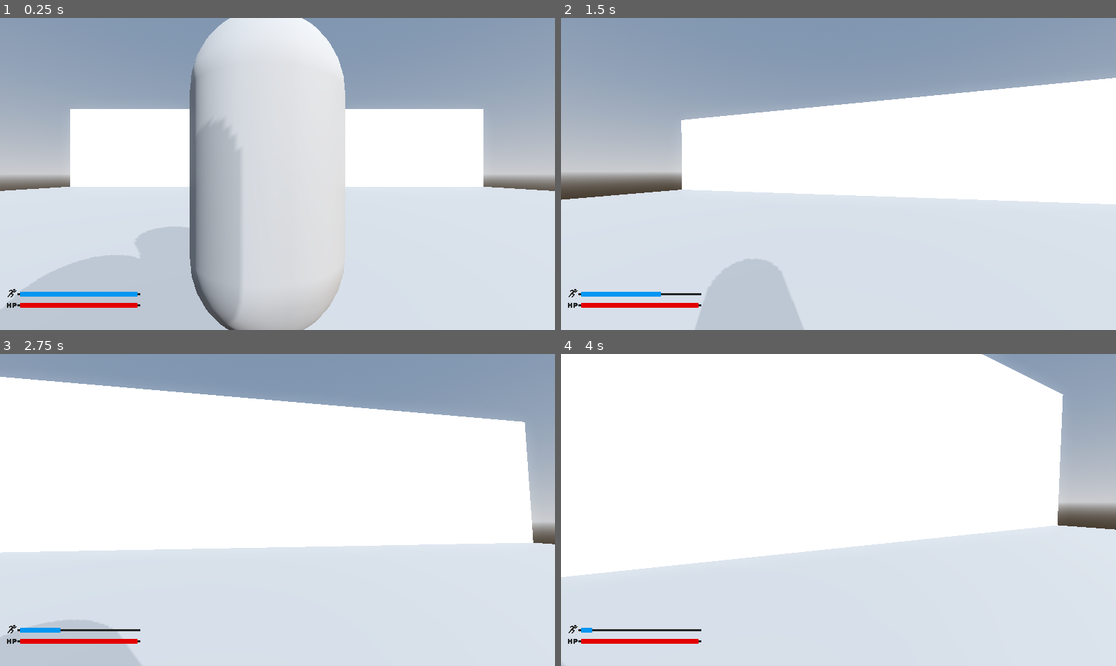
Above: before the commit, frames 1-4 (two rows, left to right).
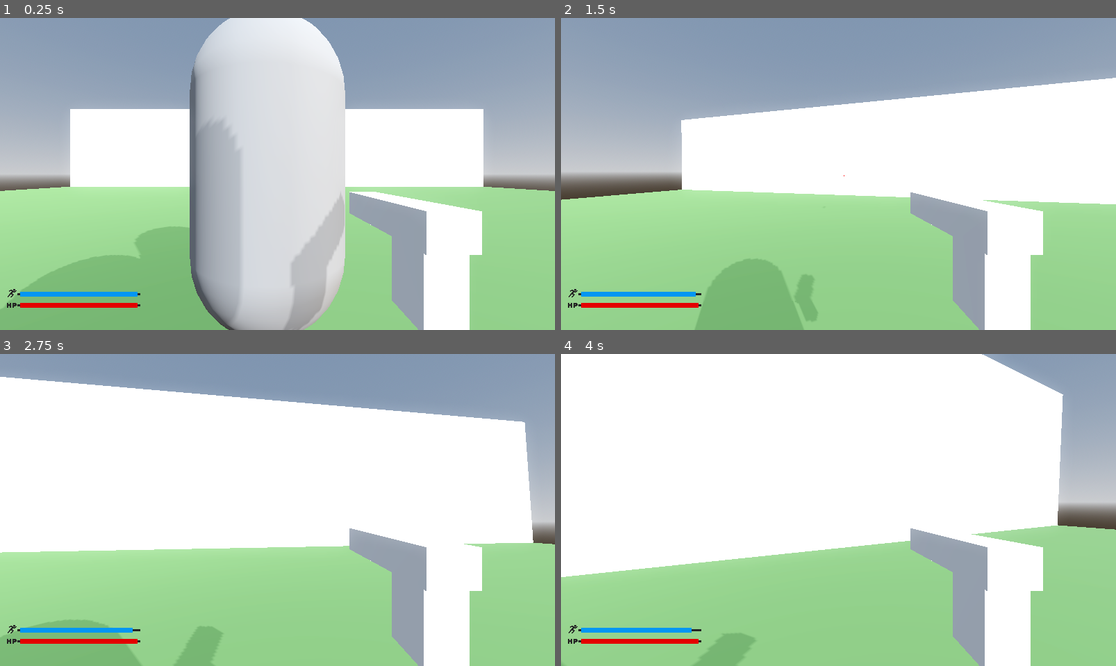
Above: after the commit, the same moments.

Repository: boltnzl/project-override
Game: Godot game, scene res://level.tscn
Two runs of this game, one before a commit and one after it. Both use one fixed random seed, a clock stepped at 60 frames per second and the inputs below.
Inputs (mouse positions are in pixels of both pictures, inside the frame that each line leads up to):
- Up to frame 1 (0.25 s): no input
- Up to frame 2 (1.5 s): move the mouse to (866, 174) at 0.52 s; hold Shift (sprint) 0.53-1.28 s; hold W (up) from 0.53 s (still down); tap Space (jump) at 0.77 s; click (866, 174) at 0.8 s; move the mouse to (810, 174) at 1.27 s; click (810, 174) at 1.35 s
- Up to frame 3 (2.75 s): keep holding W (up); tap Space (jump) at 1.52 s; tap Shift (sprint) at 1.55 s; move the mouse to (288, 503) at 2.02 s; hold Shift (sprint) from 2.03 s (still down); click (288, 503) at 2.3 s
- Up to frame 4 (4 s): keep holding W (up); move the mouse to (832, 516) at 2.77 s; release Shift (sprint) at 2.78 s; click (832, 516) at 2.85 s; tap Space (jump) at 3.02, 3.77 s; tap Shift (sprint) at 3.05 s; move the mouse to (877, 513) at 3.52 s; hold Shift (sprint) from 3.53 s (still down); click (877, 513) at 3.8 s

The runs differ from the first frame. In frame 1, 35% of the frame differs, in the area x 0-100%, y 54-100%; in frame 2, 42%, in the area x 0-100%, y 50-100%; in frame 3, 38%; in frame 4, 37%.

Commit message:
Shooting Function Added

Diff:
--- /dev/null
+++ b/Pistol.tscn
@@ -0,0 +1,55 @@
+[gd_scene load_steps=5 format=3 uid="uid://ceqyga5x7ar70"]
+
+[ext_resource type="PackedScene" uid="uid://7muc1ra7b3v2" path="res://art/untitled.glb" id="1_1e1q2"]
+
+[sub_resource type="Animation" id="Animation_1e1q2"]
+resource_name = "shoot"
+length = 0.1
+step = 0.01
+tracks/0/type = "value"
+tracks/0/imported = false
+tracks/0/enabled = true
+tracks/0/path = NodePath("Cube:position")
+tracks/0/interp = 1
+tracks/0/loop_wrap = true
+tracks/0/keys = {
+"times": PackedFloat32Array(0, 0.05, 0.1),
+"transitions": PackedFloat32Array(1, 1, 1),
+"update": 0,
+"values": [Vector3(0, 0, 0), Vector3(0, 0, 0.5), Vector3(0, 0, 0)]
+}
+
+[sub_resource type="Animation" id="Animation_n8kc8"]
+length = 0.001
+tracks/0/type = "value"
+tracks/0/imported = false
+tracks/0/enabled = true
+tracks/0/path = NodePath("Cube:position")
+tracks/0/interp = 1
+tracks/0/loop_wrap = true
+tracks/0/keys = {
+"times": PackedFloat32Array(0),
+"transitions": PackedFloat32Array(1),
+"update": 0,
+"values": [Vector3(0, 0, 0)]
+}
+
+[sub_resource type="AnimationLibrary" id="AnimationLibrary_awtjx"]
+_data = {
+&"RESET": SubResource("Animation_n8kc8"),
+&"shoot": SubResource("Animation_1e1q2")
+}
+
+[node name="Pistol" instance=ExtResource("1_1e1q2")]
+
+[node name="Cube" parent="." index="0"]
+transform = Transform3D(-1.31134e-08, 0, -0.246, 0, 0.674, 0, 0.3, 0, -1.0753e-08, 0, 0, 0)
+
+[node name="AnimationPlayer" type="AnimationPlayer" parent="." index="1"]
+libraries = {
+&"": SubResource("AnimationLibrary_awtjx")
+}
+
+[node name="RayCast3D" type="RayCast3D" parent="." index="2"]
+transform = Transform3D(1, 0, 0, 0, 1, 0, 0, 0, 1, 0.0081538, 0.462453, -1.6649)
+target_position = Vector3(0, 0, -1)
--- a/Stamina.gd
+++ /dev/null
@@ -1,43 +0,0 @@
-extends ProgressBar
-
-@onready var stamina = $"."
-var  can_regen = false
-var time_to_wait = 1.5
-var s_timer = 0
-var can_start_timer = true
-
-
-func _ready() -> void:
-	stamina.value = stamina.max_value
-
-func _process(delta: float) -> void:
-	if can_regen == false && stamina.value != 10 or stamina.value == 0:
-		can_start_timer = true
-		if can_start_timer:
-			s_timer += delta
-			if s_timer >= time_to_wait:
-				can_regen = true
-				can_start_timer = true
-				s_timer = 0
-
-	if stamina.value == 10:
-		can_regen = false
-
-	if can_regen == true:
-		stamina.value +=0.025
-		can_start_timer = false
-		s_timer = 0
-
-
-	if Input.is_action_pressed("sprint"):
-		if stamina.value > 0:
-			stamina.value -= 0.075
-			can_regen = false
-			s_timer = 0
-	else:
-		if !can_regen:
-			s_timer += delta
-			if s_timer >= time_to_wait:
-				can_regen = true
-		if can_regen and value < max_value:
-			value += 0.025
--- /dev/null
+++ b/bullet.gd
@@ -0,0 +1,16 @@
+extends Node3D
+
+const SPEED = 200.0
+
+@onready var mesh = $MeshInstance3D
+@onready var ray = $RayCast3D
+
+
+# Called when the node enters the scene tree for the first time.
+func _ready() -> void:
+	pass # Replace with function body.
+
+
+# Called every frame. 'delta' is the elapsed time since the previous frame.
+func _process(delta: float) -> void:
+	position += transform.basis * Vector3(0, 0, -SPEED) * delta
--- /dev/null
+++ b/bullet.tscn
@@ -0,0 +1,23 @@
+[gd_scene load_steps=4 format=3 uid="uid://b220vd20uu6p5"]
+
+[ext_resource type="Script" uid="uid://cadptp2sbq6od" path="res://bullet.gd" id="1_v7oki"]
+
+[sub_resource type="StandardMaterial3D" id="StandardMaterial3D_rtl8c"]
+albedo_color = Color(0.568627, 0, 0, 1)
+emission_enabled = true
+emission = Color(1, 0, 0, 1)
+emission_energy_multiplier = 5.0
+
+[sub_resource type="BoxMesh" id="BoxMesh_v7oki"]
+
+[node name="Bullet" type="Node3D"]
+script = ExtResource("1_v7oki")
+
+[node name="MeshInstance3D" type="MeshInstance3D" parent="."]
+transform = Transform3D(-6.64413e-08, 0, 0.1, 0, 0.107869, 0, -1.52, 0, -4.37114e-09, 0, 0, 0)
+material_override = SubResource("StandardMaterial3D_rtl8c")
+mesh = SubResource("BoxMesh_v7oki")
+
+[node name="RayCast3D" type="RayCast3D" parent="."]
+transform = Transform3D(1, 0, 0, 0, 1, 0, 0, 0, 1, 0, 0, -0.41654)
+target_position = Vector3(0, 0, -0.5)
--- a/enemy.tscn
+++ b/enemy.tscn
@@ -1,6 +1,6 @@
 [gd_scene load_steps=4 format=3 uid="uid://dm0g5mvsicmvs"]
 
-[ext_resource type="Script" uid="uid://byjlx8dqsxbjc" path="res://enemy.gd" id="1_7k104"]
+[ext_resource type="Script" uid="uid://byjlx8dqsxbjc" path="res://scripts/enemy.gd" id="1_7k104"]
 
 [sub_resource type="CapsuleShape3D" id="CapsuleShape3D_7k104"]
 
--- a/level.tscn
+++ b/level.tscn
@@ -1,11 +1,12 @@
-[gd_scene load_steps=25 format=3 uid="uid://bj387j66to5uj"]
+[gd_scene load_steps=27 format=3 uid="uid://bj387j66to5uj"]
 
-[ext_resource type="Script" uid="uid://dqh6opl1sauow" path="res://mainlevel.gd" id="1_1ainy"]
+[ext_resource type="Script" uid="uid://dqh6opl1sauow" path="res://scripts/mainlevel.gd" id="1_1ainy"]
 [ext_resource type="Script" uid="uid://cu4xfx7evjvhq" path="res://scripts/Player.gd" id="1_u52ul"]
-[ext_resource type="Script" uid="uid://iq1cd6tgq06h" path="res://health_stamina.gd" id="2_hounu"]
+[ext_resource type="Script" uid="uid://iq1cd6tgq06h" path="res://scripts/health_stamina.gd" id="2_hounu"]
 [ext_resource type="Texture2D" uid="uid://c81s0fye1rsnl" path="res://UI/image.png" id="2_vonw3"]
+[ext_resource type="PackedScene" uid="uid://ceqyga5x7ar70" path="res://Pistol.tscn" id="3_km5ld"]
 [ext_resource type="Texture2D" uid="uid://bw12d44gegwjk" path="res://UI/HP.png" id="3_oi3di"]
-[ext_resource type="Script" uid="uid://vwgwh18ntd8e" path="res://Stamina.gd" id="4_n6hdu"]
+[ext_resource type="Script" uid="uid://vwgwh18ntd8e" path="res://scripts/Stamina.gd" id="4_n6hdu"]
 [ext_resource type="PackedScene" uid="uid://dm0g5mvsicmvs" path="res://enemy.tscn" id="5_f2txt"]
 
 [sub_resource type="ProceduralSkyMaterial" id="ProceduralSkyMaterial_vonw3"]
@@ -53,6 +54,9 @@
 
 [sub_resource type="BoxShape3D" id="BoxShape3D_n6hdu"]
 
+[sub_resource type="StandardMaterial3D" id="StandardMaterial3D_n6hdu"]
+albedo_color = Color(0.333374, 0.494905, 0.265919, 1)
+
 [sub_resource type="BoxMesh" id="BoxMesh_km5ld"]
 
 [node name="Level" type="Node3D"]
@@ -76,6 +80,9 @@
 
 [node name="Camera3D" type="Camera3D" parent="Player/Pivot"]
 transform = Transform3D(1, 0, 0, 0, 1, 0, 0, 0, 1, 0.00566483, 0, 0.00775456)
+
+[node name="Pistol" parent="Player/Pivot/Camera3D" instance=ExtResource("3_km5ld")]
+transform = Transform3D(1, 0, 0, 0, 1, 0, 0, 0, 1, 1.81435, -1.05742, -2.48303)
 
 [node name="StaticBody3D2" type="StaticBody3D" parent="."]
 transform = Transform3D(130.945, 0, 0, 0, 25.2586, 0, 0, 0, 1.01034, 0, 12, -64.8611)
@@ -149,8 +156,8 @@
 theme = SubResource("Theme_vonw3")
 theme_override_styles/background = SubResource("StyleBoxEmpty_n6hdu")
 theme_override_styles/fill = SubResource("StyleBoxFlat_f2txt")
-max_value = 10.0
-value = 10.0
+max_value = 1000.0
+value = 1000.0
 show_percentage = false
 script = ExtResource("4_n6hdu")
 
@@ -181,8 +188,11 @@
 shape = SubResource("BoxShape3D_n6hdu")
 
 [node name="MeshInstance3D" type="MeshInstance3D" parent="NavigationRegion3D/StaticBody3D"]
+material_override = SubResource("StandardMaterial3D_n6hdu")
 mesh = SubResource("BoxMesh_km5ld")
 
 [node name="Enemy" parent="." instance=ExtResource("5_f2txt")]
 transform = Transform3D(4, 0, 0, 0, 4, 0, 0, 0, 4, 0, 4.09746, -6.84672)
 playerlocation = NodePath("../Player")
+
+[editable path="Player/Pivot/Camera3D/Pistol"]
--- a/project.godot
+++ b/project.godot
@@ -53,3 +53,12 @@
 "events": [Object(InputEventKey,"resource_local_to_scene":false,"resource_name":"","device":-1,"window_id":0,"alt_press …(195 unchanged characters)…
 ]
 }
+shoot={
+"deadzone": 0.2,
+"events": [Object(InputEventMouseButton,"resource_local_to_scene":false,"resource_name":"","device":-1,"window_id":0,"alt_pressed":false,"shift_pressed":false,"ctrl_pressed":false,"meta_pressed":false,"button_mask":1,"position":Vector2(168, 20),"global_position":Vector2(177, 68),"factor":1.0,"button_index":1,"canceled":false,"pressed":true,"double_click":false,"script":null)
+]
+}
+
+[rendering]
+
+global_illumination/sdfgi/frames_to_update_lights=4
--- a/scripts/Player.gd
+++ b/scripts/Player.gd
@@ -8,12 +8,18 @@
 const SPRINT_SPEED = 20.0
 const JUMP_VELOCITY = 10.0
 const SENSITIVITY = 0.003
-@onready var pivot: Node3D = $Pivot
-@onready var camera: Camera3D = $Pivot/Camera3D
 var gravity = 20
 const FOV = 90.0
 const FOV_MULTI = 1.25
+
+var bullet = load("res://bullet.tscn")
+var instance
+
+@onready var pivot: Node3D = $Pivot
+@onready var camera: Camera3D = $Pivot/Camera3D
 @onready var stamina : ProgressBar = $"../Health_Stamina/Stamina Bar"
+@onready var gun_animation = $Pivot/Camera3D/Pistol/AnimationPlayer
+@onready var gun_barrel = $Pivot/Camera3D/Pistol/RayCast3D
 
 #Prevents Mouse from moving externally
 func _ready():
@@ -67,6 +73,14 @@
 	SFOV += delta * velocity.length() * float(is_on_floor())
 	camera.transform.origin = _headbob(SFOV)
 
+	if Input.is_action_pressed("shoot"):
+		if !gun_animation.is_playing():
+			gun_animation.play("shoot")
+			instance = bullet.instantiate()
+			instance.position = gun_barrel.global_position
+			instance.transform.basis = gun_barrel.global_transform.basis
+			get_parent().add_child(instance)
+
 	move_and_slide()
 
 func _headbob(time) -> Vector3:
--- /dev/null
+++ b/scripts/Stamina.gd
@@ -0,0 +1,27 @@
+extends ProgressBar
+
+var can_regen = false
+var regen_delay = 0.5
+var regen_timer = 0.0
+
+
+# Sets max value at the start of game
+func _ready():
+    value = max_value
+
+
+# Sets max value at the start of game
+func _process(delta):
+    if Input.is_action_pressed("sprint") and value > 0:
+        value -= 0.5
+        can_regen = false
+        regen_timer = 0.0
+
+    else:
+        if !can_regen:
+            regen_timer += delta
+            if regen_timer >= regen_delay:
+                can_regen = true
+
+        if can_regen and value < max_value:
+            value += 0.4
Not shown, added: bullet.gd.uid
Renamed: Stamina.gd.uid -> scripts/Stamina.gd.uid
Renamed: enemy.gd -> scripts/enemy.gd
Renamed: enemy.gd.uid -> scripts/enemy.gd.uid
Renamed: health_stamina.gd -> scripts/health_stamina.gd
Renamed: health_stamina.gd.uid -> scripts/health_stamina.gd.uid
Renamed: mainlevel.gd -> scripts/mainlevel.gd
Renamed: mainlevel.gd.uid -> scripts/mainlevel.gd.uid
